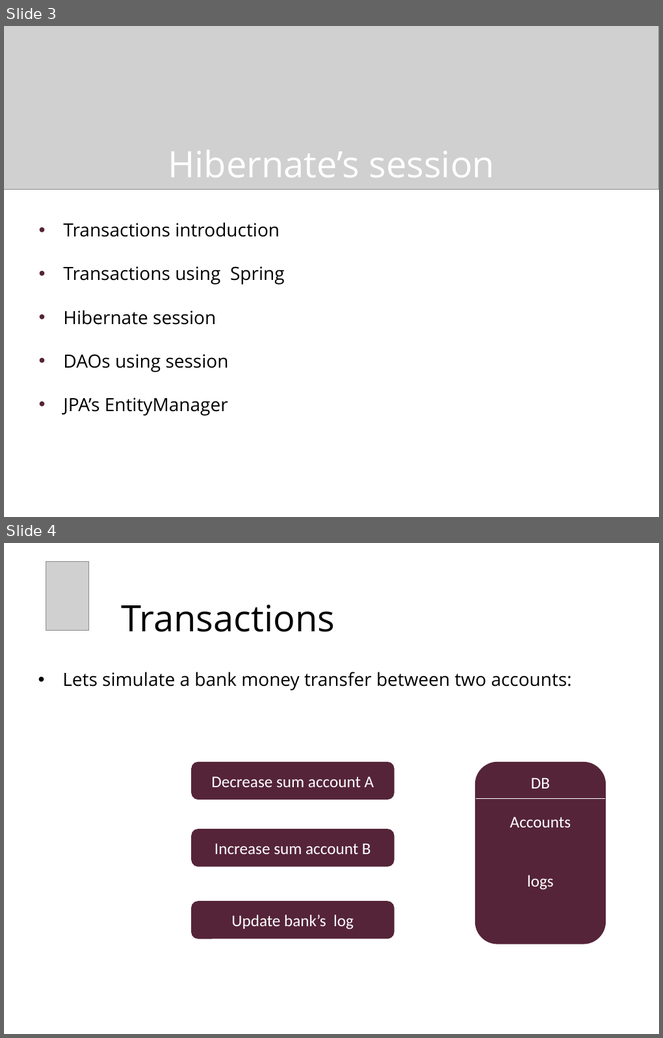
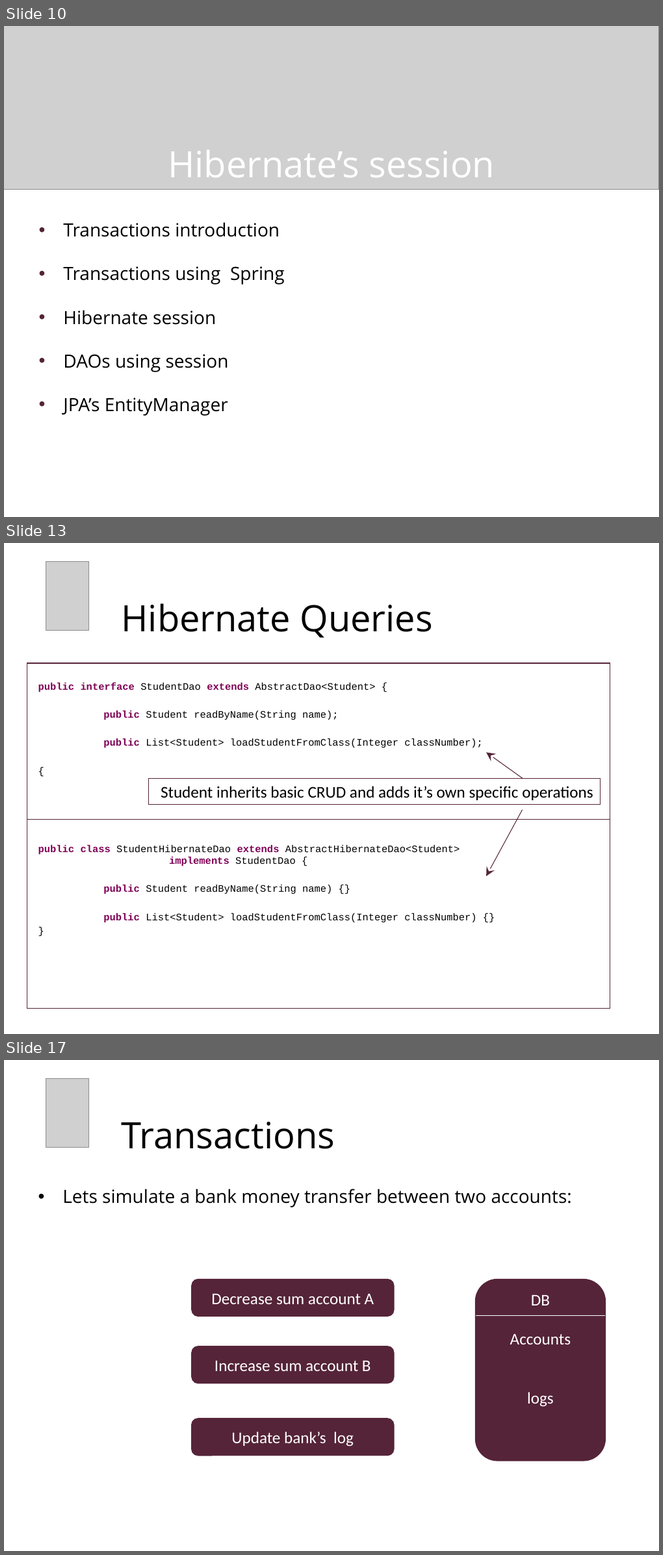
Before and after one commit to chaimt/Tikal-Java-RoadMap, a slide deck: Presentations/9 - HibernateSession.pptx. Shown one above the other, each under a label of ours: slides 3 and 4 before the commit, slides 10, 13 and 17 after it; the slides between them are not shown. The pictures are 663x1038 and 663x1555 pixels, drawn with LibreOffice and Linux fonts; fonts in the diff are those of the drawing; grey boxes stand for pictures; background and template pictures are left out. Boxes give left, top, right and bottom in pixels: in the first picture for what was removed or moved away, otherwise in the second. Text is boxed around its words. In the diff, an @@ line names an element or a change of style, - is before the commit and + after.

```diff
--- a/Presentations/9 - HibernateSession.pptx
+++ b/Presentations/9 - HibernateSession.pptx
@@ slide 13 added at <box>4,543,659,1034</box>, background picture (left out) @@
@@ picture added at <box>46,561,89,630</box> @@
@@ title added at <box>122,603,433,638</box>, 40 pt, text #000000 @@
+Hibernate Queries
@@ rectangle added at <box>27,663,610,1009</box>, fill #FFFFFF, outline #552438 1 pt @@
@@ text added at <box>38,683,482,923</box>, 11 pt, text #000000 @@
+public interface StudentDao extends AbstractDao<Student> {
+public Student readByName(String name);
+public List<Student> loadStudentFromClass(Integer classNumber);
+{
+public class StudentHibernateDao extends AbstractHibernateDao<Student>
+implements StudentDao {
+public Student readByName(String name) {}
+public List<Student> loadStudentFromClass(Integer classNumber) {}
+}
@@ arrow added from (522, 778) to (486, 753), #552438 0.75 pt @@
@@ rectangle added at <box>149,778,600,804</box>, outline #552438 0.75 pt, 18 pt, text #000000 @@
+Student inherits basic CRUD and adds it’s own specific operations
@@ arrow added from (522, 809) to (486, 876), #552438 0.75 pt @@
@@ line added from (27, 819) to (610, 819), #552438 0.75 pt @@
@@ what was slide 3 is now slide 10 @@
@@ what was slide 4 is now slide 17 @@
```
Also in this commit, not shown: 2 slides changed, 5 other slides added, 1 other file.
